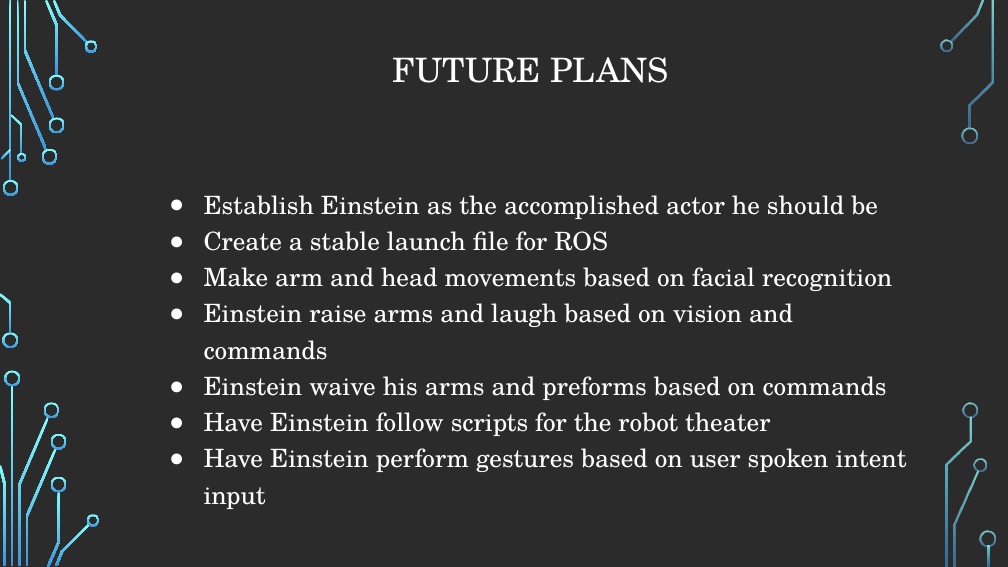
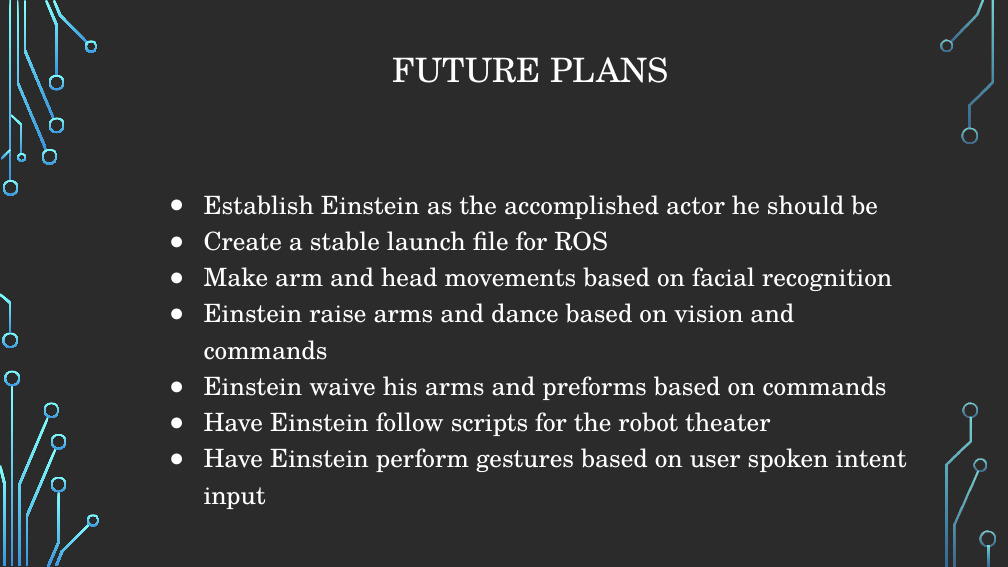
Before and after one commit to DrFoz/ECE478, a slide deck: slide 8 of ECE478_Einstein_Turtlebot_Team6_Project_1/Einstein_Turtlebot_Presentaion.pptx. Drawn at 1008x567 pixels with LibreOffice and Linux fonts; fonts in the diff are those of the drawing; background and template pictures are left out; a plain dark background stands for a picture behind light text. Boxes give left, top, right and bottom in pixels: in the first picture for what was removed or moved away, otherwise in the second. Text is boxed around its words. In the diff, an @@ line names an element or a change of style, - is before the commit and + after.

```diff
--- a/ECE478_Einstein_Turtlebot_Team6_Project_1/Einstein_Turtlebot_Presentaion.pptx
+++ b/ECE478_Einstein_Turtlebot_Team6_Project_1/Einstein_Turtlebot_Presentaion.pptx
@@ text at bbox=[204, 303, 794, 360]: text changed @@
-● Einstein raise arms and laugh based on vision and commands
+● Einstein raise arms and dance based on vision and commands
```
Also in this commit, not shown: 1 other file.
